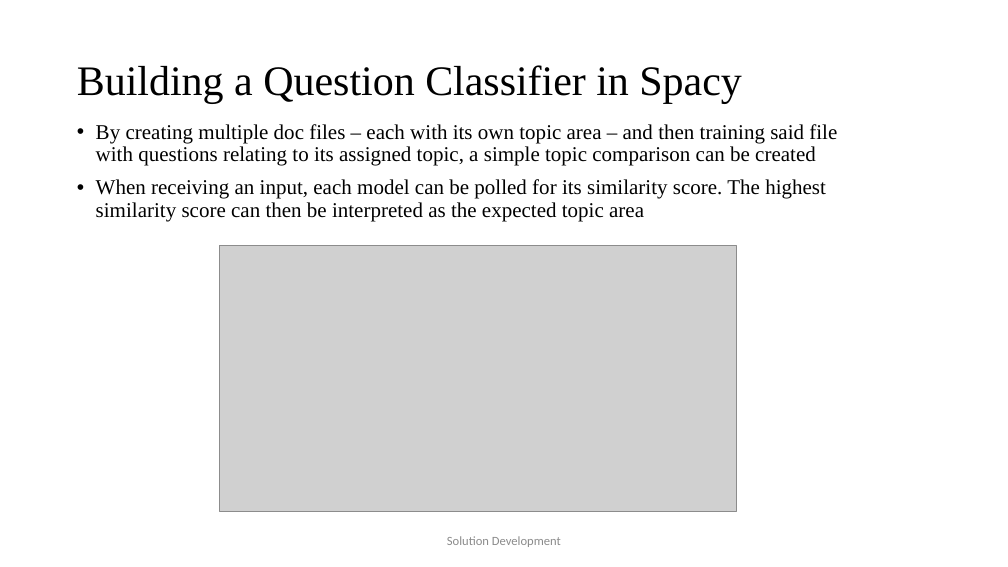
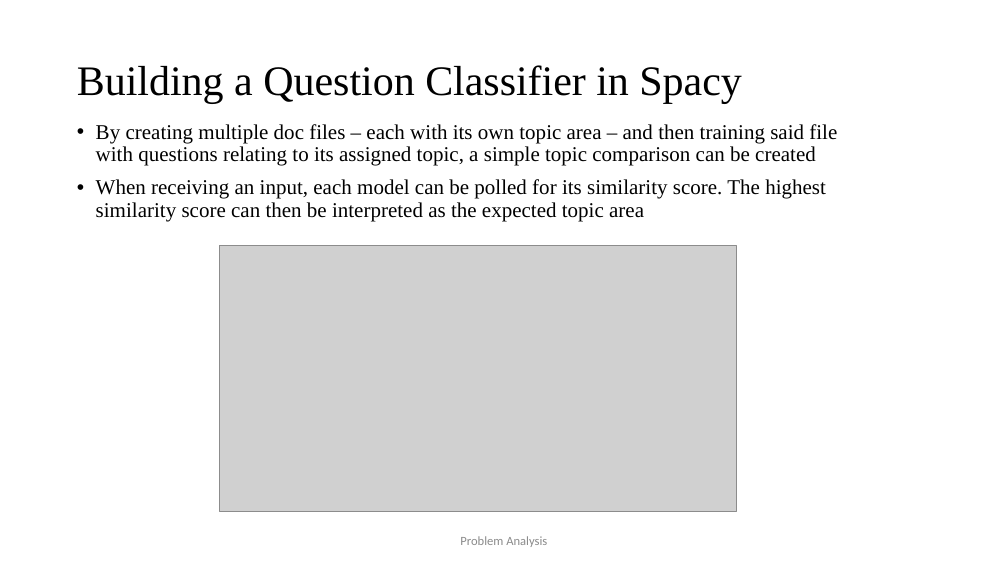
Before and after one commit to JaVonox/AIChatbot, a slide deck: slide 7 of Documentation/100505349.pptx (slide 8 before the commit). Drawn at 1008x567 pixels with LibreOffice and Linux fonts; fonts in the diff are those of the drawing; grey boxes stand for pictures. Boxes give left, top, right and bottom in pixels: in the first picture for what was removed or moved away, otherwise in the second. Text is boxed around its words. In the diff, an @@ line names an element or a change of style, - is before the commit and + after.

```diff
--- a/Documentation/100505349.pptx
+++ b/Documentation/100505349.pptx
@@ text at bbox=[460, 536, 547, 547]: text changed @@
-Solution Development
+Problem Analysis
```
Also in this commit, not shown: 3 other slides changed, 3 other files.
